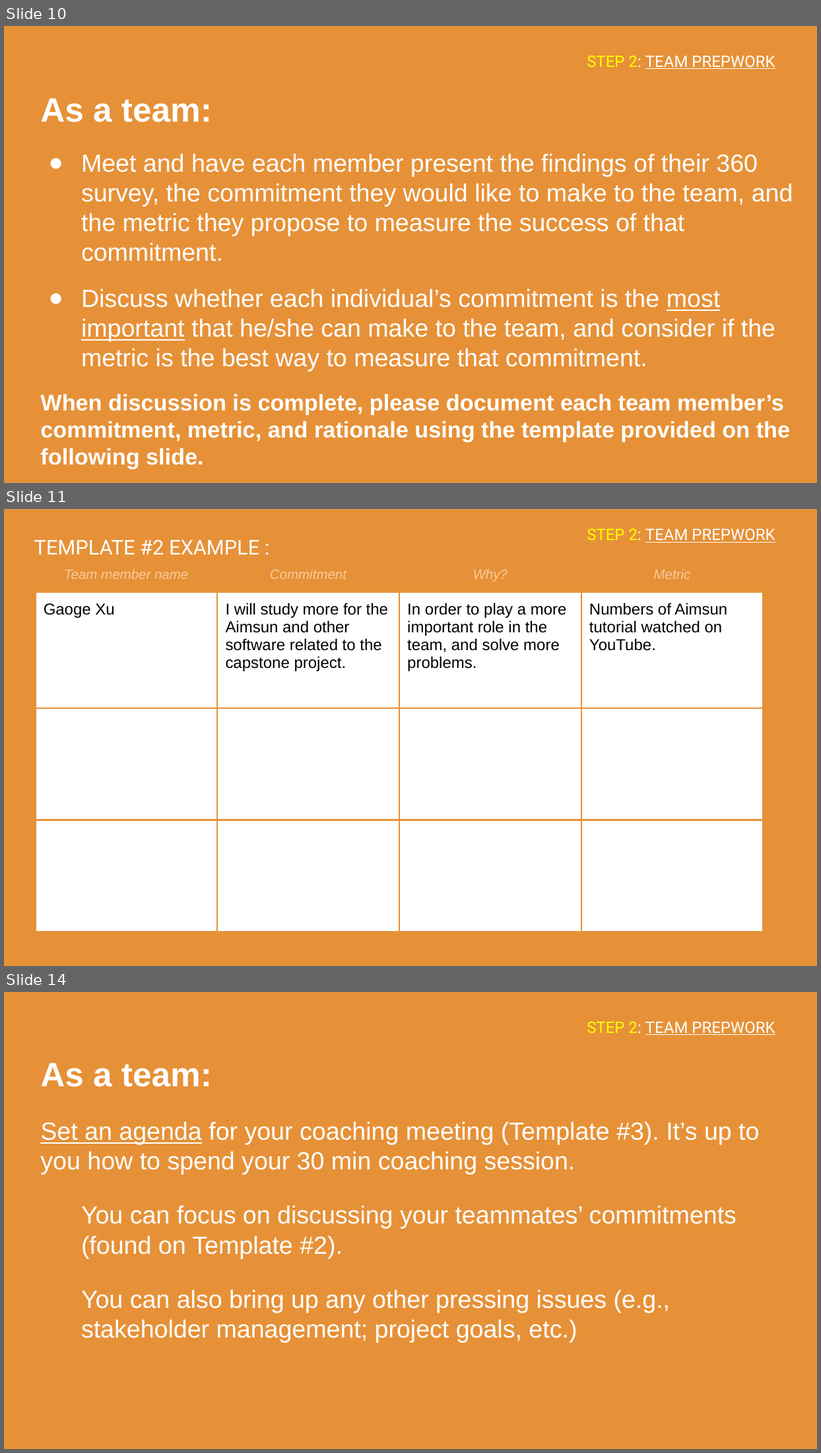
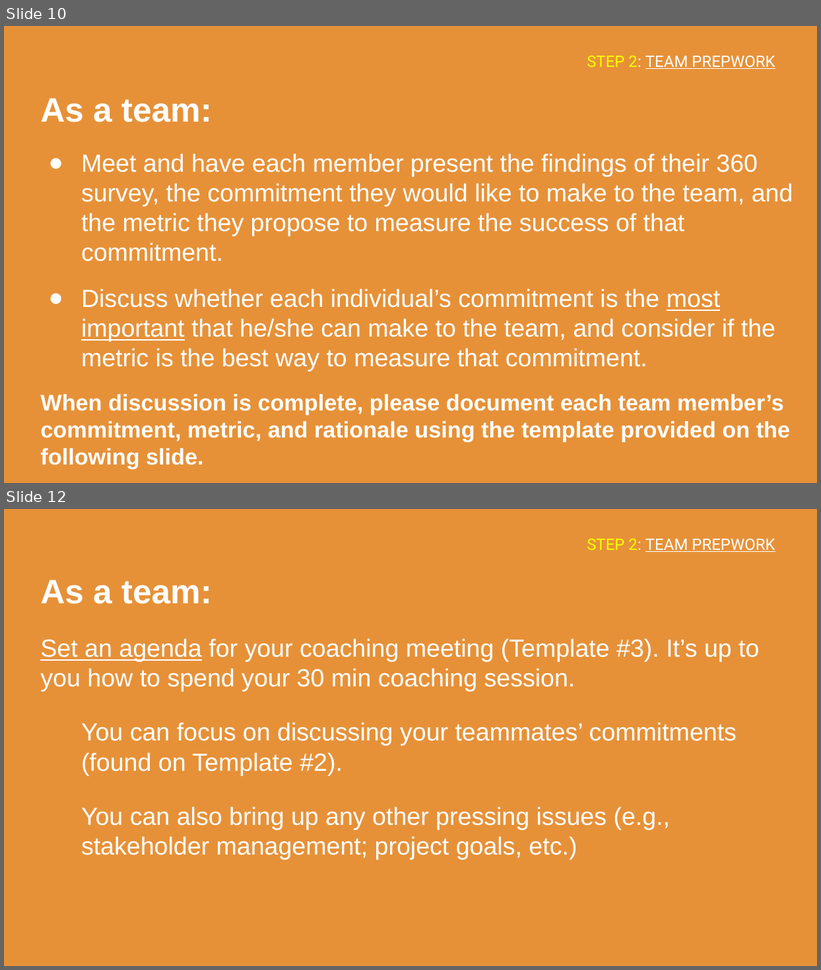
Before and after one commit to carlosnunezc94/Fire_Technologies, a slide deck: ENGIN_270K_Coaching/Module_1/E270K_Module_1.pptx. Shown one above the other, each under a label of ours: slides 10, 11 and 14 before the commit, slides 10 and 12 after it; the slides between them are not shown. The pictures are 821x1453 and 821x970 pixels, drawn with LibreOffice and Linux fonts; fonts in the diff are those of the drawing. Boxes give left, top, right and bottom in pixels: in the first picture for what was removed or moved away, otherwise in the second. Text is boxed around its words. In the diff, an @@ line names an element or a change of style, - is before the commit and + after.

```diff
--- a/ENGIN_270K_Coaching/Module_1/E270K_Module_1.pptx
+++ b/ENGIN_270K_Coaching/Module_1/E270K_Module_1.pptx
@@ slide 11 removed at (4, 509, 817, 966), background #E69138 @@
@@ title removed at (587, 528, 775, 543) @@
-STEP 2: TEAM PREPWORK
@@ title removed at (34, 540, 259, 555) @@
-TEMPLATE #2 EXAMPLE :
@@ table removed at (36, 559, 764, 825), 4 rows, 4 columns @@
-Team member name | Commitment | Why? | Metric
-Gaoge Xu | I will study more for the Aimsun and other software related to the capstone project. | In order to play a more important role in the team, and solve more problems. | Numbers of Aimsun tutorial watched on YouTube.
- |  |  | 
- |  |  | 
@@ what was slide 14 is now slide 12 @@
```
Also in this commit, not shown: 4 slides changed, 2 slides added, 4 other slides removed.
